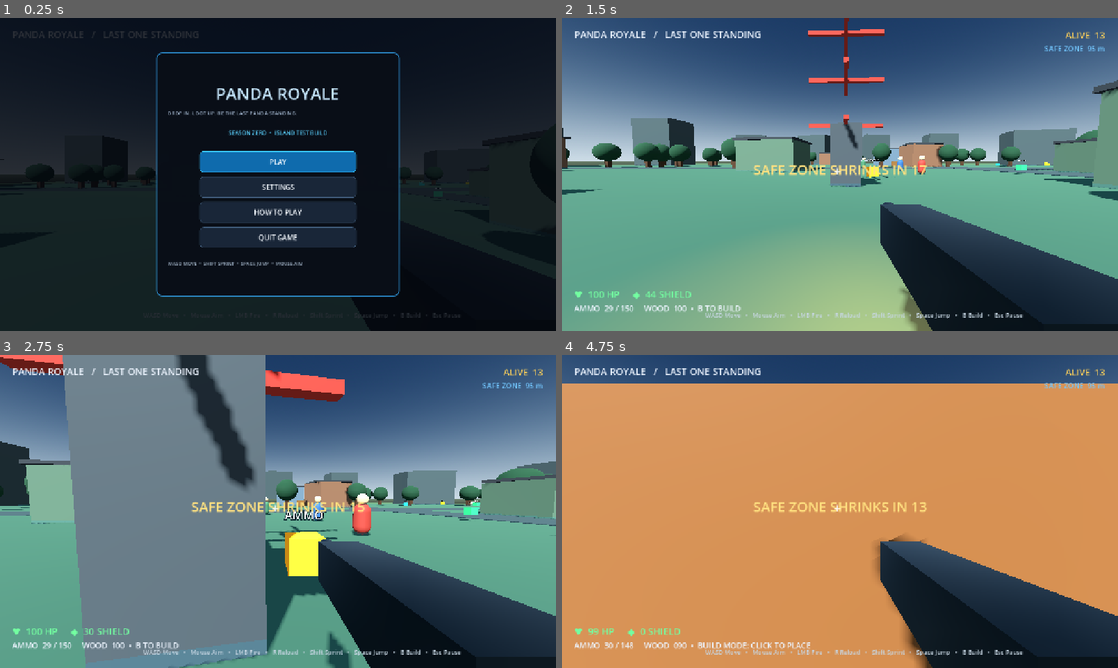
Above: before the commit, frames 1-4 (two rows, left to right).
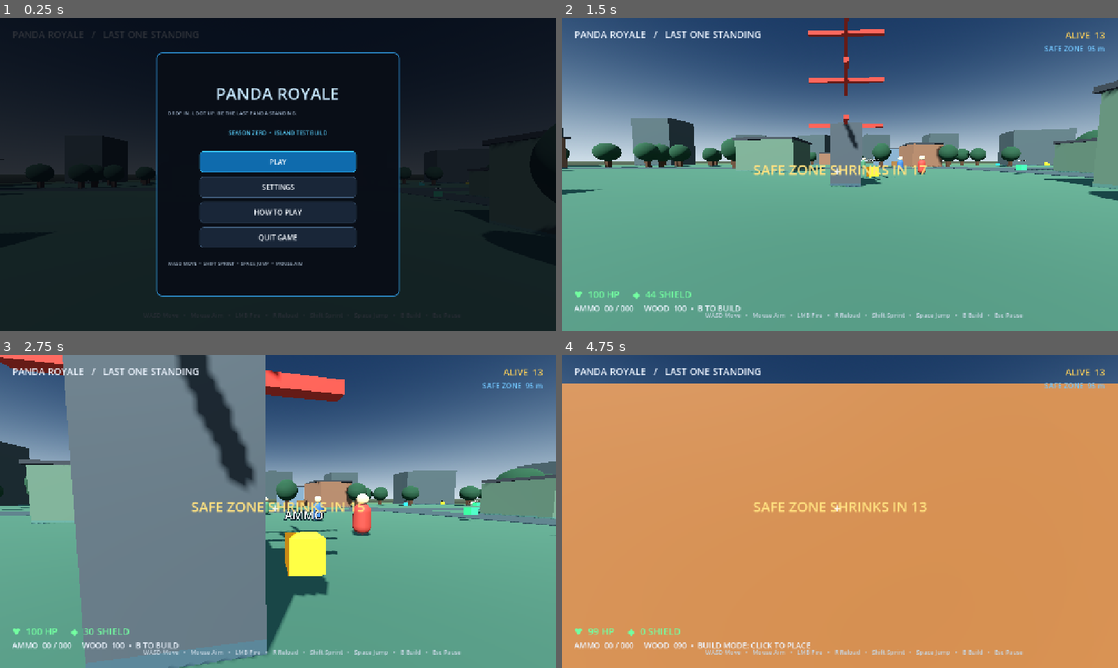
Above: after the commit, the same moments.

Repository: PandaManDev/Panda-Royale
Game: Godot game, scene res://Main.tscn
Same seed, same stepped clock (60 frames per second), same inputs: the game is played once before the commit and once after it.
Inputs (mouse positions are in pixels of both pictures, inside the frame that each line leads up to):
- Up to frame 1 (0.25 s): no input
- Up to frame 2 (1.5 s): click "PLAY" at 0.5 s; tap Enter at 1.25 s; move the mouse to (834, 180) at 1.27 s; hold W from 1.28 s (still down); tap E at 1.35 s; click (834, 180) at 1.42 s
- Up to frame 3 (2.75 s): keep holding W; tap Space at 1.52, 2.27 s; tap R at 1.55, 2.1 s; move the mouse to (316, 514) at 2.02 s; click (316, 514) at 2.17 s; tap E at 2.3 s
- Up to frame 4 (4.75 s): move the mouse to (795, 508) at 2.77 s; tap E at 2.85, 3.8 s; click (795, 508) at 2.92 s; tap R at 3.05, 3.6, 4.55 s; tap Space at 3.5, 3.77, 4.52 s; move the mouse to (845, 511) at 3.52 s; release W at 3.53 s; hold A 3.53-4.28 s; click (845, 511) at 3.67 s; move the mouse to (817, 505) at 4.27 s; hold W from 4.28 s (still down); tap B at 4.35 s; click (817, 505) at 4.42 s

The runs differ from the first frame. In frame 1, 2.5% of the frame differs, in the area x 63-100%, y 79-100%; in frame 2, 22%, in the area x 7-100%, y 58-100%; in frame 3, 12%; in frame 4, 12%.
Error after the commit: Invalid call. Nonexistent function 'try_open_chest' in base 'Node3D (game.gd)'. (res://scripts/player.gd:97)

Commit message:
Upgrade Panda Royale gameplay and presentation

Diff:
--- a/scripts/player.gd
+++ b/scripts/player.gd
@@ -3,8 +3,12 @@
 var game
 var health := 100.0
 var shield := 50.0
-var ammo := 30
-var reserve_ammo := 150
+var ammo := 0
+var reserve_ammo := 0
+var has_weapon := false
+var weapon_name := "Unarmed"
+var xp := 0
+var level := 1
 var wood := 100
 var build_mode := false
 var move_speed := 7.5
@@ -47,6 +51,7 @@
     mat.metallic = 0.72
     mat.roughness = 0.3
     weapon.material_override = mat
+    weapon.visible = false
     weapon.position = Vector3(0.34, -0.28, -0.62)
     camera.add_child(weapon)
 
@@ -59,6 +64,7 @@
     barrel.rotation.x = PI/2
     barrel.position = Vector3(0.34, -0.25, -1.05)
     barrel.material_override = mat
+    barrel.visible = false
     camera.add_child(barrel)
 
     muzzle_flash = OmniLight3D.new()
@@ -86,6 +92,9 @@
             reload_weapon()
         elif event.keycode == KEY_B:
             build_mode = not build_mode
+        elif event.keycode == KEY_E:
+            if is_instance_valid(game):
+                game.try_open_chest(self)
 
 func _physics_process(delta):
     if not is_instance_valid(game) or not game.game_started or game.paused or game.match_over:
@@ -120,6 +129,8 @@
     move_and_slide()
 
 func fire():
+    if not has_weapon:
+        return
     if fire_cooldown > 0 or reload_time > 0 or ammo <= 0 or health <= 0:
         if ammo <= 0:
             reload_weapon()
@@ -146,7 +157,7 @@
             game.damage_bot(hit, 34.0)
 
 func reload_weapon():
-    if reload_time <= 0 and ammo < 30 and reserve_ammo > 0:
+    if has_weapon and reload_time <= 0 and ammo < 30 and reserve_ammo > 0:
         reload_time = 1.35
 
 func take_damage(amount: float, bypass_shield := false):
@@ -166,3 +177,12 @@
             shield = min(100.0, shield + 30.0)
         "ammo":
             reserve_ammo += 45
+        "weapon":
+            has_weapon = true
+            weapon_name = "Ranger Rifle"
+            ammo = max(ammo, 30)
+            reserve_ammo += 60
+            weapon.visible = true
+            for child in camera.get_children():
+                if child is MeshInstance3D and child != weapon:
+                    child.visible = true
